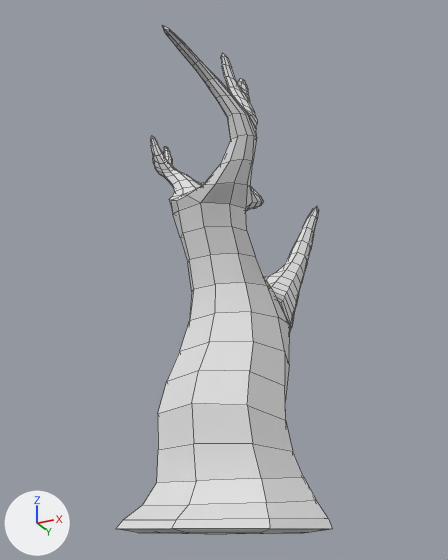
Two versions of the FBX model GGJ_2026/Assets/3D Art/Models/F_Tree_naked_2.fbx, one commit apart.
One viewpoint serves both versions: a 50 mm camera at (6.31, -12.75, -0.1) aimed at (0.1, -0.33, 5.48). The lights are fixed; the arrows at lower left show +X, +Y and +Z. Mesh edges are drawn as thin lines.

The first picture shows 'F_Tree_naked_2'.
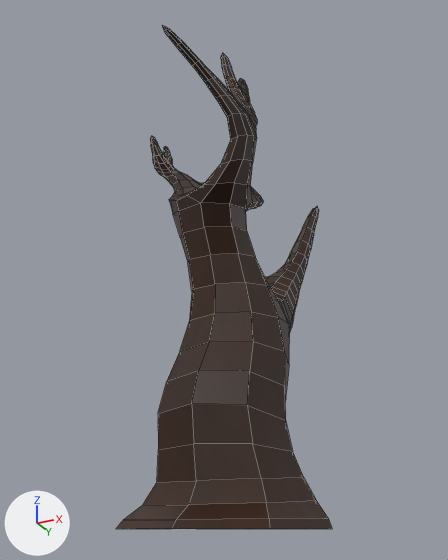
Patch to the scene script:
```diff
--- a/GGJ_2026/Assets/3D Art/Models/F_Tree_naked_2.fbx.py
+++ b/GGJ_2026/Assets/3D Art/Models/F_Tree_naked_2.fbx.py
@@ img_texturemap_pgj_1_png @@
+img_texturemap_pgj_1_png = load_image('TextureMap_PGJ_1.png', '_unpacked/TextureMap_PGJ_1.png', 2048, 2048, 'sRGB')
@@ mat_texturemap_1 @@
+mat_texturemap_1 = principled_material('TextureMap_1')
+mat_texturemap_1.texture = img_texturemap_pgj_1_png  # with its transparency
@@ me_mesh @@
 # used by ob_f_tree_naked_2; location = (0.0, 0.0, 0.0)
-me_mesh.from_pydata(...)  # 684 vertices, 682 faces; spans x -2.3..2.3, y -5.03..4.69, z -0.18..10.19
+me_mesh.from_pydata(...)  # 675 vertices, 671 faces; spans x -2.3..2.3, y -5.03..4.69, z -0.08..10.19
+# me_mesh part 1
+# 9 vertices are removed from x -1.66..1.66, y -1.66..1.66, z -0.18..-0.14
+# 12 faces are deleted
+# me_mesh part 2: 669 faces spanning x -2.3..2.3, y -5.03..4.69, z -0.08..10.19 switch from no material to mat_texturemap_1 (picture img_texturemap_pgj_1_png)
```

Pixel boxes (x1, y1, x2, y2) of what changed, in the pictures (448 x 560 px):
'F_Tree_naked_2', reshaped
    before: (116, 25, 332, 534)
    after: (116, 25, 332, 529)
part 1 of me_mesh, deleted
    before: (119, 529, 327, 534)
part 2 of me_mesh, recoloured
    both: (116, 25, 332, 529)
